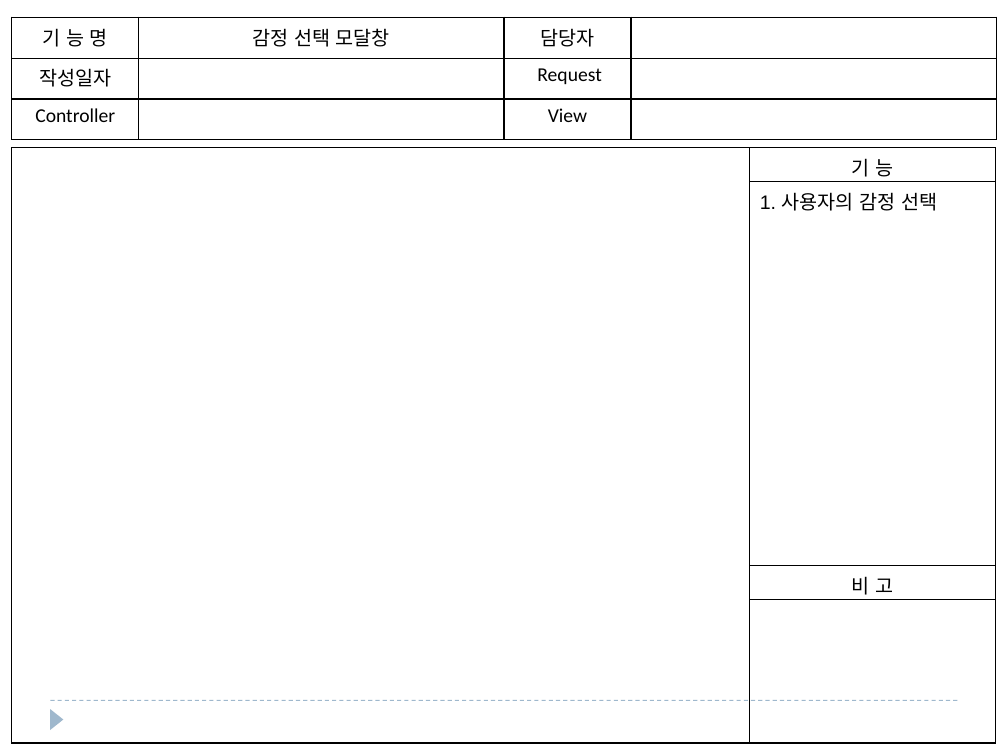
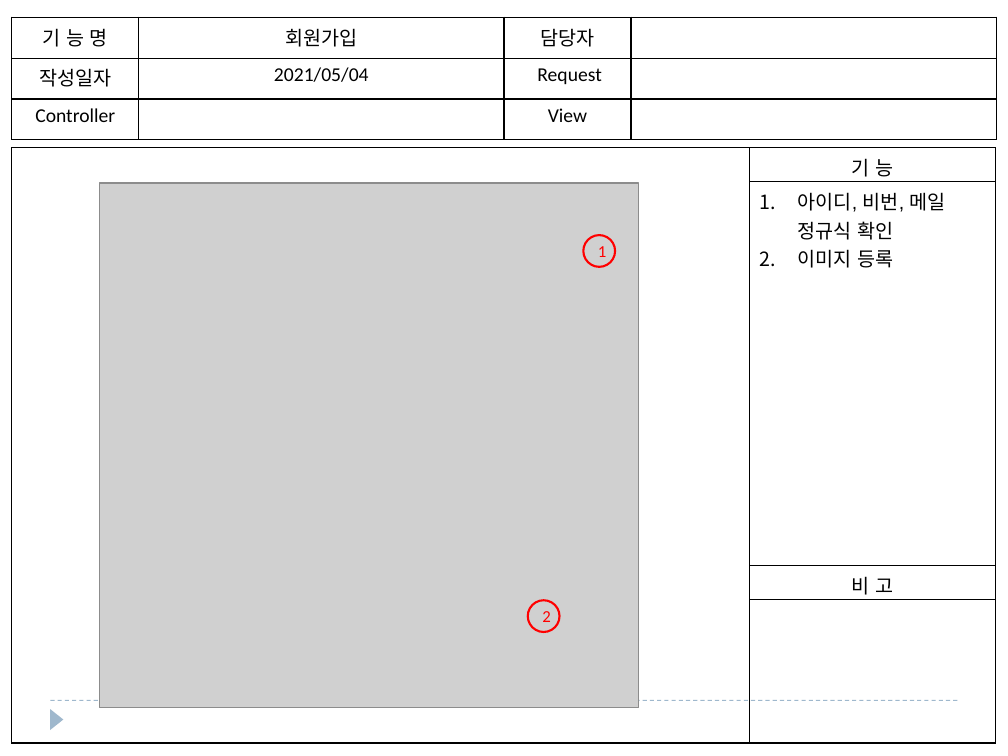
Before and after one commit to cr0ng/gitstart, a slide deck: slide 7 of gitTest/doc/스토리보드.pptx. Drawn at 1008x756 pixels with LibreOffice and Linux fonts; fonts in the diff are those of the drawing; grey boxes stand for pictures. Boxes give left, top, right and bottom in pixels: in the first picture for what was removed or moved away, otherwise in the second. Text is boxed around its words. In the diff, an @@ line names an element or a change of style, - is before the commit and + after.

```diff
--- a/gitTest/doc/스토리보드.pptx
+++ b/gitTest/doc/스토리보드.pptx
@@ table at (x1=12, y1=17, x2=996, y2=140) @@
-row 1, column 2: 감정 선택 모달창
+row 1, column 2: 회원가입
-row 2, column 2: 
+row 2, column 2: 2021/05/04
@@ table at (x1=12, y1=148, x2=996, y2=744) @@
-row 2, column 2: 1. 사용자의 감정 선택
+row 2, column 2: 아이디, 비번, 메일 정규식 확인 / 이미지 등록
@@ picture added at (x1=99, y1=183, x2=638, y2=709) @@
@@ ellipse added at (x1=584, y1=235, x2=615, y2=266), outline #FF0000 1.5 pt, 12 pt, text #FF0000 @@
+1
@@ ellipse added at (x1=528, y1=600, x2=559, y2=631), outline #FF0000 1.5 pt, 12 pt, text #FF0000 @@
+2
```
Also in this commit, not shown: 10 other slides changed, 1 slide removed.
